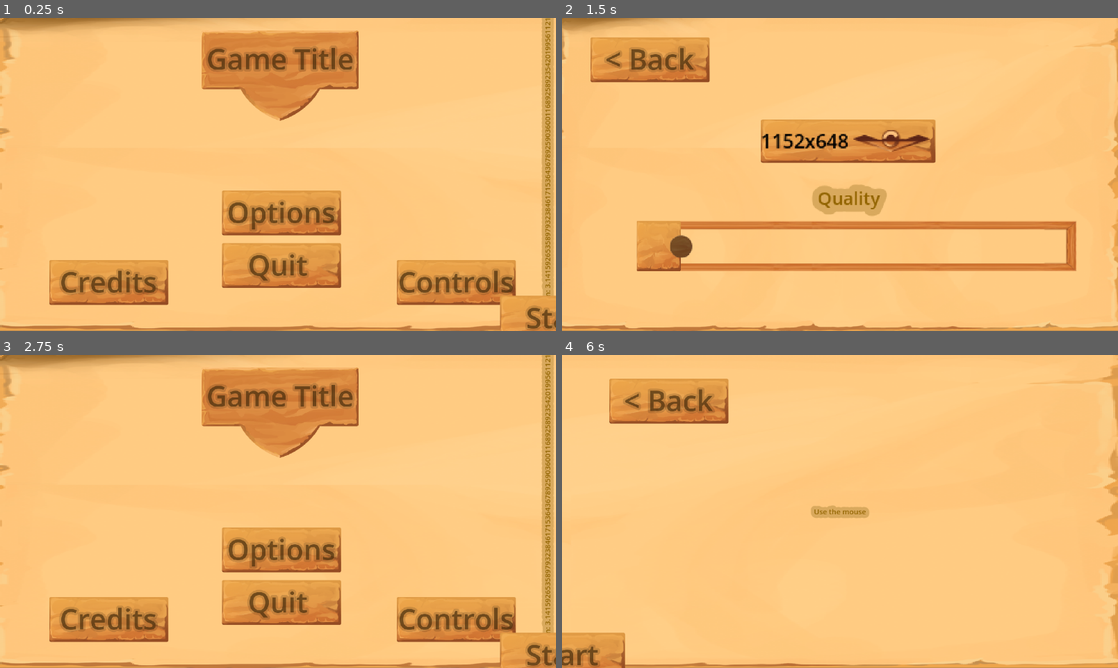
Above: before the commit, frames 1-4 (two rows, left to right).
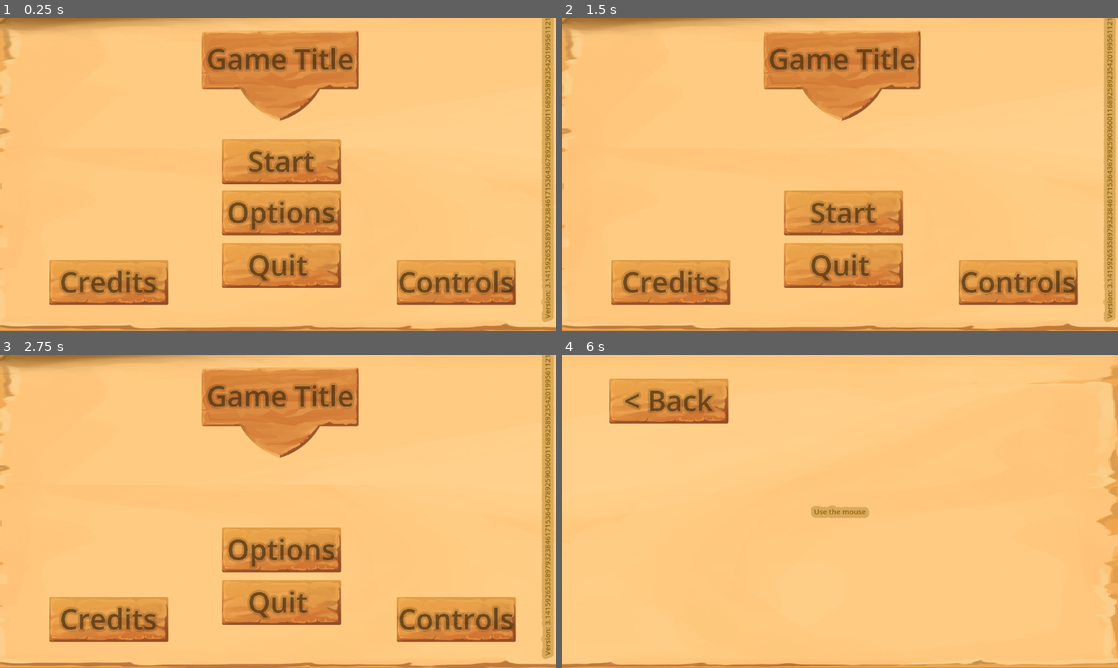
Above: after the commit, the same moments.

Repository: Benjamin-Fever/Global-Game-Jam-2024
Game: Godot game, scene res://start_menu.tscn
Same seed, same stepped clock (60 frames per second), same inputs: the game is played once before the commit and once after it.
Inputs (mouse positions are in pixels of both pictures, inside the frame that each line leads up to):
- Up to frame 1 (0.25 s): no input
- Up to frame 2 (1.5 s): click (845, 161) at 0.5 s, where only the run after the commit has a clickable "Start"; click (845, 196) at 1.25 s, where only the run after the commit has a clickable "Start"
- Up to frame 3 (2.75 s): click (88, 395) at 2 s, where only the run before the commit has a clickable "< Back"
- Up to frame 4 (6 s): click "Options" at 2.75 s; click "< Back" at 3.5 s; click "Credits" at 4.25 s; click "< Back" at 5 s; click "Controls" at 5.75 s

The runs differ from the first frame. In frame 1, 4.1% of the frame differs, in the area x 39-100%, y 38-100%; in frame 2, 32%, in the area x 0-100%, y 0-100%; in frame 3, 1.0%; in frame 4, 1.2%.

Commit message:
the end is nigh

Diff:
--- /dev/null
+++ b/EndExitConfirm.gd
@@ -0,0 +1,15 @@
+extends Window
+
+@onready var label = $Panel/Label
+
+func _on_no_button_pressed():
+	hide()
+	label.text = "Are you sure?"
+
+func _on_yes_button_pressed():
+	get_tree().quit()
+
+
+func _on_close_requested():
+	hide()
+	label.text = "Are you sure?"
--- a/even_more.tscn
+++ b/even_more.tscn
@@ -1,6 +1,7 @@
-[gd_scene load_steps=2 format=3 uid="uid://dussan2tby548"]
+[gd_scene load_steps=3 format=3 uid="uid://dussan2tby548"]
 
 [ext_resource type="Script" path="res://even_more_options.gd" id="1_eauyq"]
+[ext_resource type="Script" path="res://EndExitConfirm.gd" id="2_brgvq"]
 
 [node name="Even More" type="Control" node_paths=PackedStringArray("syncNode", "syncPosNode")]
 layout_mode = 3
@@ -146,7 +147,7 @@
 offset_bottom = 22.0
 text = "VSync"
 
-[node name="Start Button" type="Button" parent="."]
+[node name="StartButton" type="Button" parent="."]
 layout_mode = 1
 anchors_preset = 8
 anchor_left = 0.5
@@ -160,6 +161,48 @@
 grow_horizontal = 2
 grow_vertical = 2
 text = "Start"
+
+[node name="ExitConfirm" type="Window" parent="StartButton"]
+initial_position = 1
+size = Vector2i(150, 100)
+visible = false
+script = ExtResource("2_brgvq")
+
+[node name="Panel" type="Panel" parent="StartButton/ExitConfirm"]
+anchors_preset = 15
+anchor_right = 1.0
+anchor_bottom = 1.0
+grow_horizontal = 2
+grow_vertical = 2
+
+[node name="Label" type="Label" parent="StartButton/ExitConfirm/Panel"]
+layout_mode = 1
+anchors_preset = 10
+anchor_right = 1.0
+offset_bottom = 23.0
+grow_horizontal = 2
+text = "Are you sure?"
+horizontal_alignment = 1
+
+[node name="HSplitContainer" type="HSplitContainer" parent="StartButton/ExitConfirm/Panel"]
+layout_mode = 1
+anchors_preset = 12
+anchor_top = 1.0
+anchor_right = 1.0
+anchor_bottom = 1.0
+offset_top = -8.0
+grow_horizontal = 2
+grow_vertical = 0
+split_offset = 70
+dragger_visibility = 1
+
+[node name="YesButton" type="Button" parent="StartButton/ExitConfirm/Panel/HSplitContainer"]
+layout_mode = 2
+text = "Yes"
+
+[node name="NoButton" type="Button" parent="StartButton/ExitConfirm/Panel/HSplitContainer"]
+layout_mode = 2
+text = "No"
 
 [node name="ColorRect" type="ColorRect" parent="."]
 layout_mode = 0
@@ -254,3 +297,7 @@
 grow_vertical = 2
 
 [connection signal="pressed" from="VSync" to="." method="_on_v_sync_pressed"]
+[connection signal="pressed" from="StartButton" to="." method="_on_start_button_pressed"]
+[connection signal="close_requested" from="StartButton/ExitConfirm" to="StartButton/ExitConfirm" method="_on_close_requested"]
+[connection signal="pressed" from="StartButton/ExitConfirm/Panel/HSplitContainer/YesButton" to="StartButton/ExitConfirm" method="_on_yes_button_pressed"]
+[connection signal="pressed" from="StartButton/ExitConfirm/Panel/HSplitContainer/NoButton" to="StartButton/ExitConfirm" method="_on_no_button_pressed"]
--- a/even_more_options.gd
+++ b/even_more_options.gd
@@ -7,6 +7,7 @@
 @onready var volume = $volume
 @onready var pitch = $pitch
 @onready var num = $volume/PrimeNo
+@onready var window = $StartButton/ExitConfirm
 
 @onready var primes = [-29.0,-23.0,-19.0,-17.0,-13.0,-11.0,-7.0,-5.0,-3.0,-2.0,
 2.0, 3.0, 5.0, 7.0, 11.0, 13.0, 17.0, 19.0, 23.0, 29.0, 31.0, 37.0, 41.0, 43.0,
@@ -32,3 +33,7 @@
 	vSync.disabled = true
 	for i in range(0, syncNode.size()):
 		syncNode[i].position = syncPosNode[i].position
+
+
+func _on_start_button_pressed():
+	window.show()
--- a/start_menu.tscn
+++ b/start_menu.tscn
@@ -168,10 +168,10 @@
 anchor_top = 0.5
 anchor_right = 0.5
 anchor_bottom = 0.5
-offset_left = 403.0
-offset_top = 230.0
-offset_right = 756.0
-offset_bottom = 363.001
+offset_left = -173.0
+offset_top = -94.0
+offset_right = 180.0
+offset_bottom = 39.001
 grow_horizontal = 2
 grow_vertical = 2
 scale = Vector2(0.7, 0.7)
